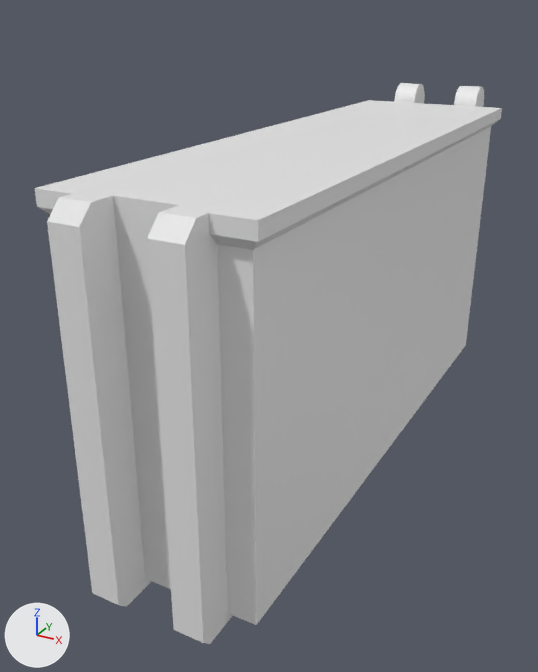
Two versions of the Blender file box-v4end.blend, one commit apart.
The view is the same before and after, from a 50 mm camera at (6.84, -14.53, 9.88) aimed at (-1.13, -0.04, 2.63). The lights are fixed; the arrows at lower left show +X, +Y and +Z. The picture after the commit comes second.

Names of what the first picture shows: 'bottom'.
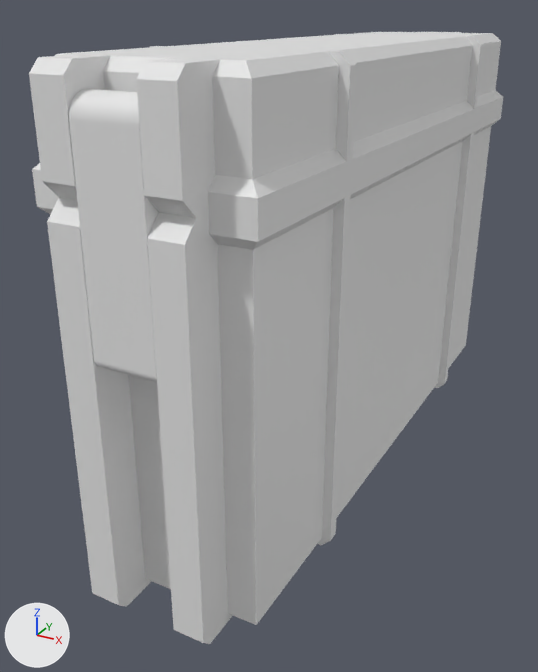
What the commit changed:
Mesh me_cube_013 is new.
It has 458 vertices, 231 faces and spans x -0.71..0.51, y -0.37..0.39, z -3.23..1.0.
Object 'top' (ob_top) is now shown.
Object 'Clip' (ob_clip) is new; it shows me_cube_013.
Its location is (0.0, -6.17, 7.85).
It gains a BOOLEAN modifier named 'Boolean'.
Modifier setting: object = ob_screw_shaft_001.

Changed parts and their boxes (x1, y1, x2, y2) in the pictures (538 x 672 px):
'top', shown: after (29, 32, 503, 220)
'Clip', added: after (69, 89, 159, 383)
